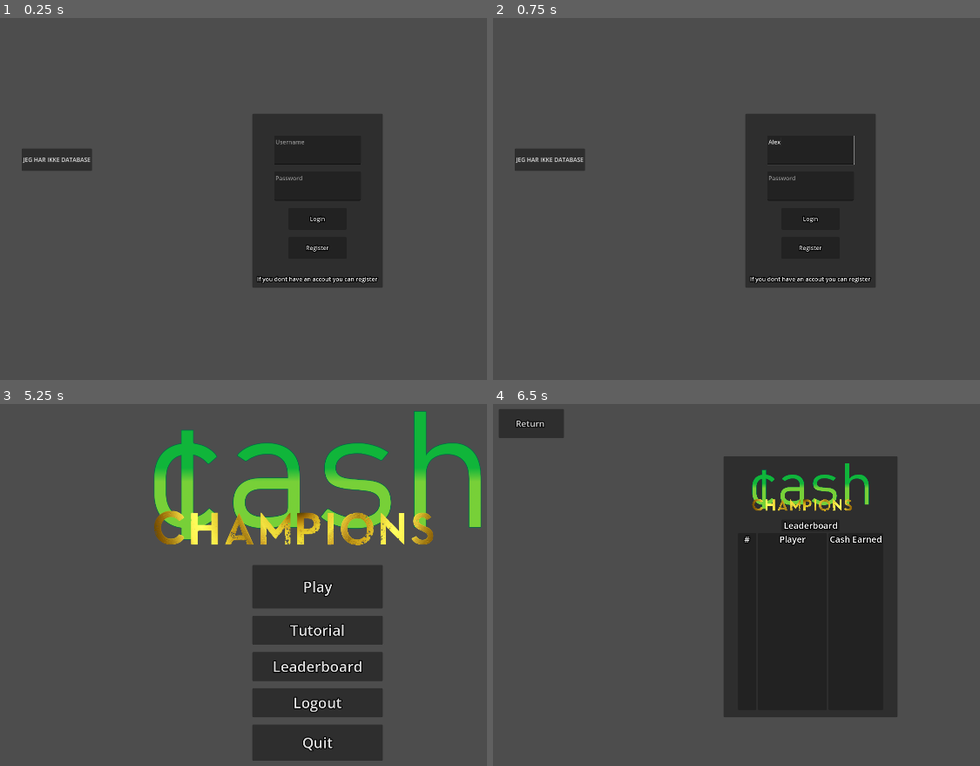
Above: before the commit, frames 1-4 (two rows, left to right).
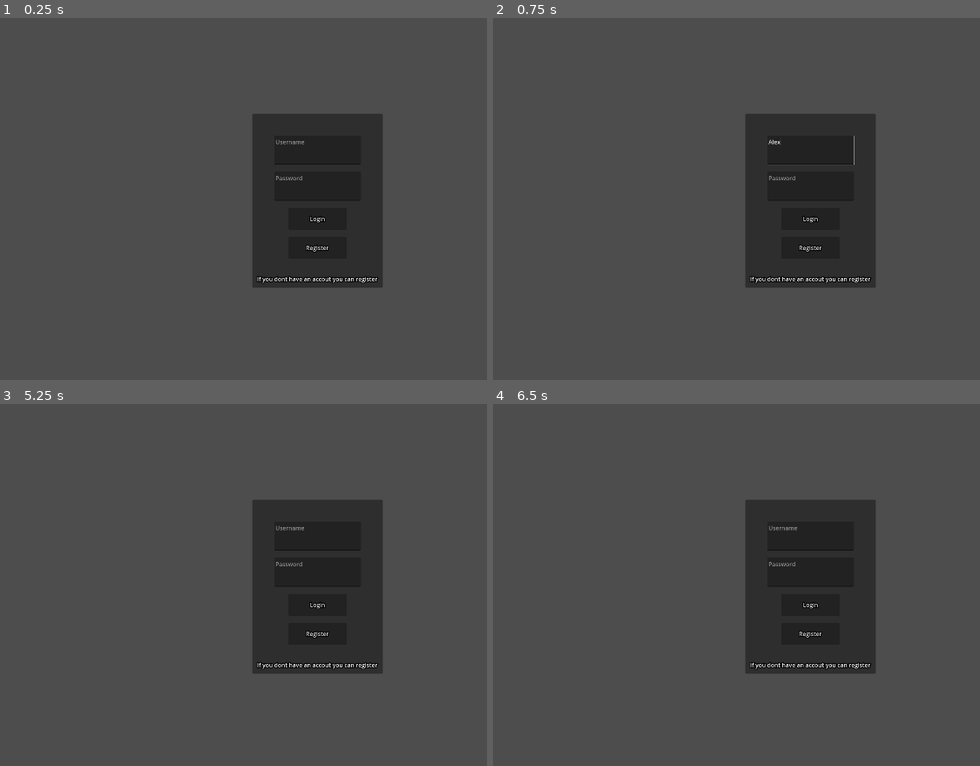
Above: after the commit, the same moments.

Repository: ThyGram/Eksamensprojekt-DDU
Game: Godot game, scene res://Menu/Login.tscn
Two runs of this game, one before a commit and one after it. Both use one fixed random seed, a clock stepped at 60 frames per second and the inputs below.
Inputs (mouse positions are in pixels of both pictures, inside the frame that each line leads up to):
- Up to frame 1 (0.25 s): no input
- Up to frame 2 (0.75 s): click (809, 148) at 0.52 s; type "Alex" at 0.6 s
- Up to frame 3 (5.25 s): click (316, 570) at 0.75 s; type "12" at 0.83 s; click "Login" at 1.25 s; click "Register" at 2 s; click (316, 534) at 2.77 s; type "Alex" at 2.85 s; click (316, 570) at 3 s; type "12" at 3.08 s; click (316, 606) at 3.23 s; type "Alex" at 3.32 s; click "Register" at 3.5 s; click "Return" at 4.25 s; click (58, 545) at 5 s, where only the run before the commit has a clickable "JEG HAR IKKE DATABASE"
- Up to frame 4 (6.5 s): click (809, 668) at 5.75 s, where only the run before the commit has a clickable "Leaderboard"

The runs differ from the first frame. In frame 1, 0.8% of the frame differs, in the area x 4-19%, y 36-43%; in frame 2, 0.8%; in frame 3, 19%, in the area x 31-99%, y 1-99%; in frame 4, 15%.
Error before the commit: Invalid access to property or key 'text' on a base object of type 'null instance'. (res://Menu/Login.gd:24)

Commit message:
DATABASE

Diff:
--- a/GodotGame/Menu/Leaderboard.gd
+++ b/GodotGame/Menu/Leaderboard.gd
@@ -2,7 +2,7 @@
 
 var http_request : HTTPRequest = HTTPRequest.new()
 
-const SERVER_URL = "http://localhost:80/GodotSecure/db_action_secure.php"
+const SERVER_URL = "http://localhost:8080/GodotSecure/db_action_secure.php"
 const SERVER_HEADERS = ["Content-Type: application/x-www-form-urlencoded", "Cache-Control: max-age=0"]
 
 const SECRET_KEY = 1234567890
--- a/GodotGame/Menu/Login.gd
+++ b/GodotGame/Menu/Login.gd
@@ -2,7 +2,7 @@
 
 var http_request : HTTPRequest = HTTPRequest.new()
 
-const SERVER_URL = "http://localhost:80/GodotSecure/db_action_secure.php"
+const SERVER_URL = "http://localhost:8080/GodotSecure/db_action_secure.php"
 const SERVER_HEADERS = ["Content-Type: application/x-www-form-urlencoded", "Cache-Control: max-age=0"]
 
 const SECRET_KEY = 1234567890
@@ -11,20 +11,14 @@
 var request_queue : Array = []
 var is_requesting : bool = false
 
-func _on_hvisingendatabase_pressed():
-	get_tree().change_scene_to_file("res://Menu/main_menu.tscn")
-
-
-
 func _on_register_pressed():
 	get_tree().change_scene_to_file("res://Menu/Register.tscn")
 
 
 func _on_login_pressed():
-	get_player($Username.text, $Password.text)
+	get_player($Panel/Username.text, $Panel/Password.text)
 
 func _ready():
-	print("READT")
 	randomize()
 	add_child(http_request)
 	http_request.connect("request_completed", Callable(self, "_http_request_completed"))
@@ -95,6 +89,7 @@
 
 	if response['response']['size'] == 1:
 		storage.displayname = str(response['response']['0']['displayname'])
+		storage.Highscore = int(str(response['response']['0']['highscore']))
 		get_tree().change_scene_to_file("res://Menu/main_menu.tscn")
 	else:
 		print("No Data")
--- a/GodotGame/Menu/Login.tscn
+++ b/GodotGame/Menu/Login.tscn
@@ -91,14 +91,5 @@
 text = "If you dont have an accout you can register"
 horizontal_alignment = 1
 
-[node name="HVISINGENDATABASE" type="Button" parent="."]
-layout_mode = 0
-offset_left = 144.0
-offset_top = 396.0
-offset_right = 276.0
-offset_bottom = 458.0
-text = "JEG HAR IKKE DATABASE"
-
 [connection signal="pressed" from="Panel/Login" to="." method="_on_login_pressed"]
 [connection signal="pressed" from="Panel/Register" to="." method="_on_register_pressed"]
-[connection signal="pressed" from="HVISINGENDATABASE" to="." method="_on_hvisingendatabase_pressed"]
--- a/GodotGame/Menu/Register.gd
+++ b/GodotGame/Menu/Register.gd
@@ -2,7 +2,7 @@
 
 var http_request : HTTPRequest = HTTPRequest.new()
 
-const SERVER_URL = "http://localhost:80/GodotSecure/db_action_secure.php"
+const SERVER_URL = "http://localhost:8080/GodotSecure/db_action_secure.php"
 const SERVER_HEADERS = ["Content-Type: application/x-www-form-urlencoded", "Cache-Control: max-age=0"]
 
 const SECRET_KEY = 1234567890
@@ -12,7 +12,7 @@
 var is_requesting : bool = false
 
 func _on_register_pressed():
-	new_player($Username.text, $Password.text, $Displayname.text, 0)
+	add_player($Panel/Username.text, $Panel/Password.text, $Panel/Displayname.text, 0)
 
 
 func _ready():
@@ -54,8 +54,6 @@
 	if err != OK:
 		printerr("HTTPRequest error: " + str(err))
 		return
-	else:
-		pass
 	# Debug print
 	print("Requesting...\n\tCommand: " + request["command"] + "\n\tBody: " + body)
 
@@ -84,7 +82,8 @@
 		print("Got nonce: " + response['response']['nonce'])
 		return
 
-	if response['error'] == "none":
+	print("Response Body:\n" + response_body)
+	if response['error'] == "none" and response['command'] == "add_player":
 		get_tree().change_scene_to_file("res://Menu/Login.tscn")
 	else:
 		print("No Data")
@@ -104,14 +103,10 @@
 	else:
 		print("Requesting nonce")
 
-func new_player(username, password, displayname, highscore):
-	var command = "add_score"
+func add_player(username, password, displayname, highscore):
+	var command = "add_player"
 	var data = {"username": username, "passkey": password, "displayname": displayname, "highscore": highscore}
 	request_queue.push_back({"command": command, "data": data})
 
-func _on_return_pressed():
-	get_tree().change_scene_to_file("res://Menu/Login.tscn")
-
-
 func _on_return_button_pressed():
 	get_tree().change_scene_to_file("res://Menu/Login.tscn")
--- a/GodotGame/Menu/Register.tscn
+++ b/GodotGame/Menu/Register.tscn
@@ -76,6 +76,7 @@
 text = "Register"
 
 [node name="ReturnButton" type="Button" parent="."]
+layout_mode = 0
 offset_left = 100.0
 offset_top = 50.0
 offset_right = 280.0
--- a/GodotGame/PopUps/game_summary.gd
+++ b/GodotGame/PopUps/game_summary.gd
@@ -30,7 +30,10 @@
 
 		$Panel/Title.text = "Game End"
 		$Panel/GameEnd.text = "Money earned: " + str(totalMoney)
-		new_player(storage)
+		if totalMoney > storage.Highscore:
+			$Panel/Highscore.visible = true
+			update_player(totalMoney)
+
 
 func _on_continue_pressed():
 	get_tree().paused = false
@@ -43,7 +46,7 @@
 
 var http_request : HTTPRequest = HTTPRequest.new()
 
-const SERVER_URL = "http://localhost:80/GodotSecure/db_action_secure.php"
+const SERVER_URL = "http://localhost:8080/GodotSecure/db_action_secure.php"
 const SERVER_HEADERS = ["Content-Type: application/x-www-form-urlencoded", "Cache-Control: max-age=0"]
 
 const SECRET_KEY = 1234567890
@@ -136,8 +139,7 @@
 	else:
 		print("Requesting nonce")
 
-func new_player(username, password, displayname, highscore):
-
-	var command = "add_score"
-	var data = {"username": username, "passkey": password, "displayname": password, "highscore": highscore}
+func update_player(highscore):
+	var command = "update_player"
+	var data = {"displayname": storage.displayname, "highscore": highscore}
 	request_queue.push_back({"command": command, "data": data})
--- a/GodotGame/PopUps/game_summary.tscn
+++ b/GodotGame/PopUps/game_summary.tscn
@@ -122,5 +122,23 @@
 theme_override_font_sizes/font_size = 30
 text = "Continue"
 
+[node name="Highscore" type="Label" parent="Panel"]
+visible = false
+layout_mode = 1
+anchors_preset = 7
+anchor_left = 0.5
+anchor_top = 1.0
+anchor_right = 0.5
+anchor_bottom = 1.0
+offset_left = -247.0
+offset_top = -258.0
+offset_right = 247.0
+grow_horizontal = 2
+grow_vertical = 0
+theme_override_font_sizes/font_size = 30
+text = "New Highscore!"
+horizontal_alignment = 1
+vertical_alignment = 1
+
 [connection signal="pressed" from="Panel/Continue" to="." method="_on_continue_pressed"]
 [connection signal="pressed" from="Panel/Quit" to="." method="_on_quit_pressed"]
--- a/GodotGame/SingleTon.gd
+++ b/GodotGame/SingleTon.gd
@@ -5,9 +5,9 @@
 signal gamewatch_changed
 
 var displayname : String
+var Highscore : int
 var Money : int = 500
 var Day : int = 1
-var Highscore : int
 var GameStarted : bool = false
 var rng = RandomNumberGenerator.new()
 var DayStarted : bool = false
@@ -42,8 +42,8 @@
 
 func _ready():
 	displayname = storage.displayname
+	Highscore = storage.Highscore
 	Money = storage.Money
-	Highscore = storage.Highscore
 	GameStarted = storage.GameStarted
 	DayStarted = storage.DayStarted
 	GameWatch = storage.GameWatch
Not shown: 1 places in GodotGame/MainGame/Computer/computer_bank.tscn that only renumber resources
Not shown, added: Intructions to implement database.txt
Not shown, added: MySQL Database/GodotSecure/db_action_secure.php
Not shown, added: MySQL Database/GodotSecure/db_connection_secure.php
Not shown, added: MySQL Database/godot_secure.sql
Not shown, removed: database_db.sql
Not shown, removed: databasecontrol.php
